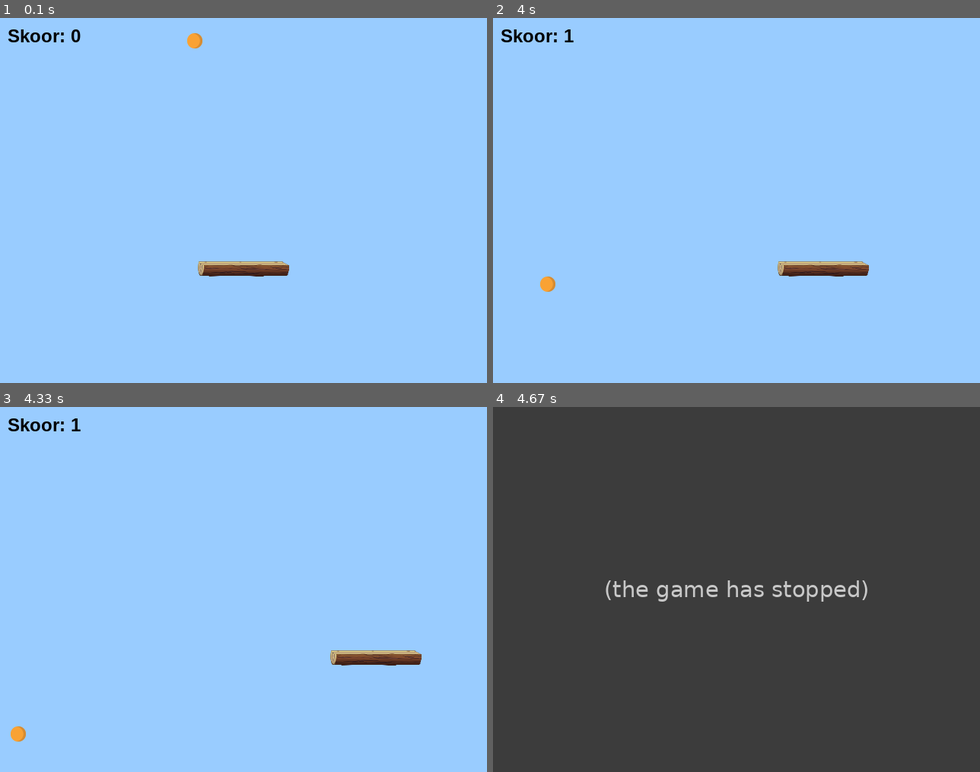
Above: before the commit, frames 1-4 (two rows, left to right).
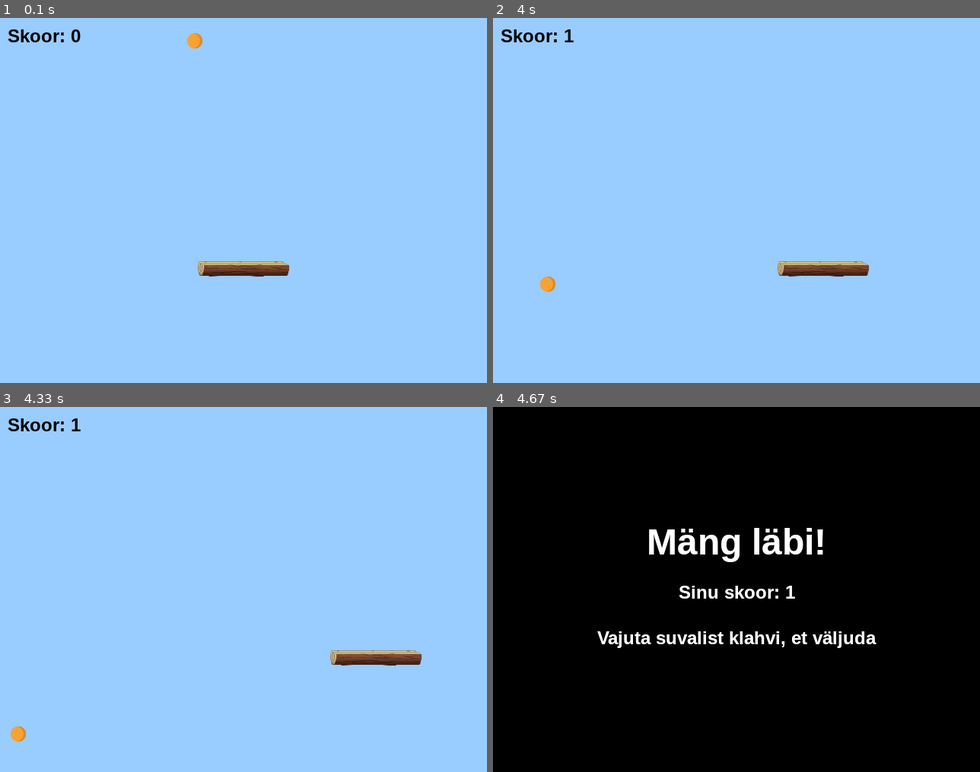
Above: after the commit, the same moments.

Repository: rico-kuuse-is25/pygame-harjutused
Game: pygame game, started from KORRASTATUD PING-PONG.py
Same seed, same stepped clock (60 frames per second), same inputs: the game is played once before the commit and once after it.
Inputs:
- Up to frame 1 (0.1 s): no input
- Up to frame 2 (4 s): hold Right 0.33-0.8 s; hold Right 0.83-1.3 s; hold Left 1.33-1.87 s; hold Left 1.9-2.3 s; hold Right 2.33-2.97 s; hold Left 3-3.47 s; hold Right 3.5-3.97 s
- Up to frame 3 (4.33 s): hold Right from 4 s (still down)
- Up to frame 4 (4.67 s): release Right at 4.47 s; hold Left from 4.5 s (still down)

Frames 1-3 are identical in both runs. In frame 4, 100% of the frame differs, in the area x 0-100%, y 0-100%.
Before the commit the program exited at 4.5 s; later frames show no game.

Commit message:
Korrastatud ping pong ülesanne uue "hit" heliga

Diff:
--- a/KORRASTATUD PING-PONG.py
+++ b/KORRASTATUD PING-PONG.py
@@ -12,7 +12,6 @@
 pygame.mixer.music.set_volume(0.2)               # helitugevus 20%
 
 
-
 # ── Ekraani seaded ────────────────────────────────────────────────────────────────────────────────────────
 screenX = 640                                         # mänguakna laius pikslites (ülesandes nõutud 640)
 screenY = 480                                         # mänguakna kõrgus pikslites (ülesandes nõutud 480)
@@ -25,6 +24,7 @@
 # Värvid on RGB kujul: [punane, roheline, sinine], iga number 0-255.
 lBlue = [153, 204, 255]   # hele sinine - mängu taustavärv (SIIT saad tausta värvi muuta)
 black = [0, 0, 0]         # must - skoori teksti värv
+white = [255, 255, 255]   # valge - mängu lõpu teksti värv
 
 
 # ── Piltide laadimine ─────────────────────────────────────────────────────────────────────────────────────
@@ -92,15 +92,13 @@
         gameover = True
 
     # ── Aluse liigutamine ───────────────────────────────────────────────────────────────────────────────
-    # KUSTUTA vana automaatne liikumine
-
-    # ASENDA klaviatuurijuhtimisega:
+    # Alust juhitakse klaviatuuri vasak/parem nooltega.
     keys = pygame.key.get_pressed()
     if keys[pygame.K_LEFT]:
-        if pad.left > 0:
+        if pad.left > 0:               # ei lase alusel vasakust servast välja minna
             pad.x -= padSpeed
     if keys[pygame.K_RIGHT]:
-        if pad.right < screenX:
+        if pad.right < screenX:        # ei lase alusel paremast servast välja minna
             pad.x += padSpeed
 
     # ── Kokkupõrge palli ja aluse vahel ─────────────────────────────────────────────────────────────────
@@ -124,4 +122,40 @@
 
     pygame.display.flip()          # näitame kõik joonistatu ekraanil
 
-pygame.quit()   # kui mäng lõpeb, sulgeme pygame'i
+
+# ── Mängu lõpu ekraan ─────────────────────────────────────────────────────────────────────────────────────
+# Kui jõuame siia, siis mäng on läbi. Näitame kasutajasõbralikku lõpuekraani.
+bigFont = pygame.font.SysFont("Arial", 48, bold=True)   # suurem font pealkirja jaoks
+
+# Poolläbipaistev tume kiht, et tekst oleks mängupildi peal selgelt loetav.
+overlay = pygame.Surface([screenX, screenY])
+overlay.set_alpha(180)        # läbipaistvus: 0 = nähtamatu, 255 = täiesti tume
+overlay.fill(black)
+
+showGameover = True
+while showGameover:
+    clock.tick(60)
+
+    for event in pygame.event.get():
+        if event.type == pygame.QUIT:        # akna sulgemine ristist
+            showGameover = False
+        if event.type == pygame.KEYDOWN:     # suvalise klahvi vajutamine
+            showGameover = False
+
+    screen.blit(overlay, [0, 0])             # joonistame tumeda kihi mängupildi peale
+
+    # "Mäng läbi!" tekst keskele
+    overText = bigFont.render("Mäng läbi!", True, white)
+    screen.blit(overText, [screenX // 2 - overText.get_width() // 2, 150])
+
+    # Lõppskoor
+    scoreText = font.render("Sinu skoor: " + str(score), True, white)
+    screen.blit(scoreText, [screenX // 2 - scoreText.get_width() // 2, 230])
+
+    # Juhend väljumiseks
+    infoText = font.render("Vajuta suvalist klahvi, et väljuda", True, white)
+    screen.blit(infoText, [screenX // 2 - infoText.get_width() // 2, 290])
+
+    pygame.display.flip()
+
+pygame.quit()   # kui kasutaja väljub, sulgeme pygame'i
Not shown, changed: hit.mp3
